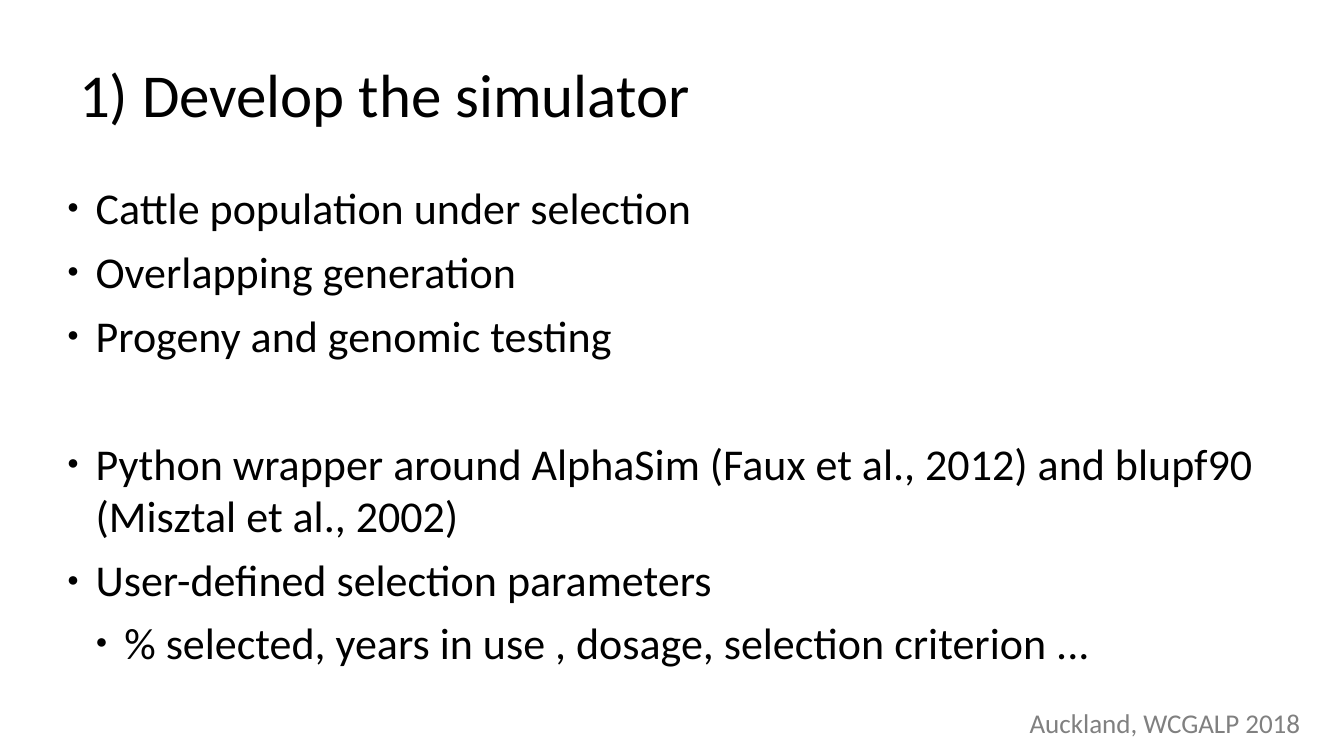
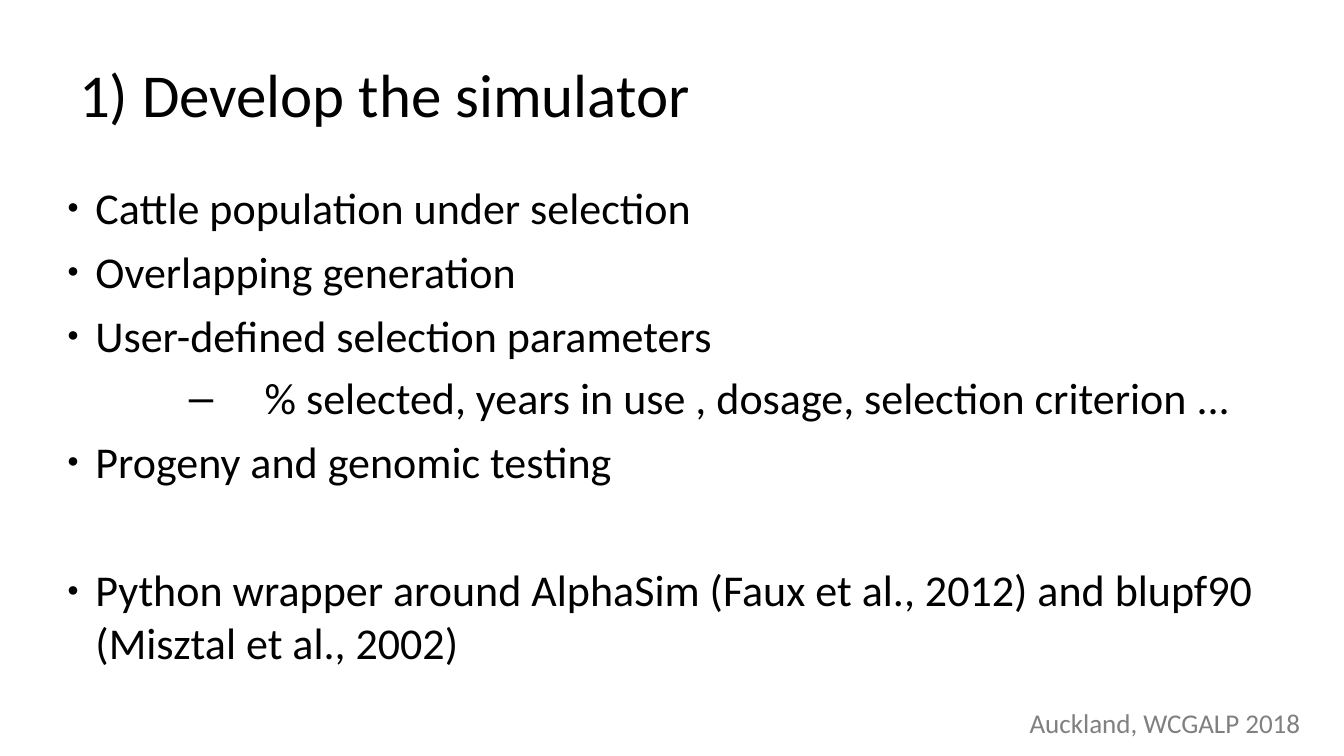
Before and after one commit to janaobsteter/Genotype_CODES, a slide deck: slide 3 of WCGALP_Predstavitev_31012018.ppt. Drawn at 1344x756 pixels with LibreOffice and Linux fonts; fonts in the diff are those of the drawing; background and template pictures are left out. Boxes give left, top, right and bottom in pixels: in the first picture for what was removed or moved away, otherwise in the second. Text is boxed around its words. In the diff, an @@ line names an element or a change of style, - is before the commit and + after.

```diff
--- a/WCGALP_Predstavitev_31012018.ppt
+++ b/WCGALP_Predstavitev_31012018.ppt
@@ text at [95,321,1187,422]: paragraphs added @@
+● User-defined selection parameters
+  – % selected, years in use , dosage, selection criterion ...
@@ text at [96,565,1046,667]: paragraphs removed @@
-● User-defined selection parameters
-  ● % selected, years in use , dosage, selection criterion ...
```
Also in this commit, not shown: 6 other slides changed, 1 slide added, 1 slide removed, 7 other files.
